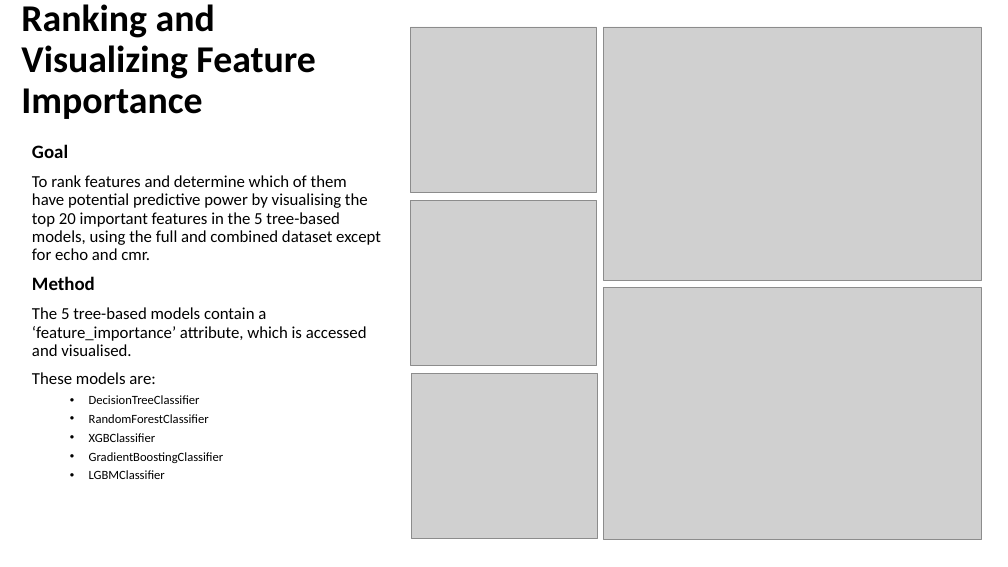
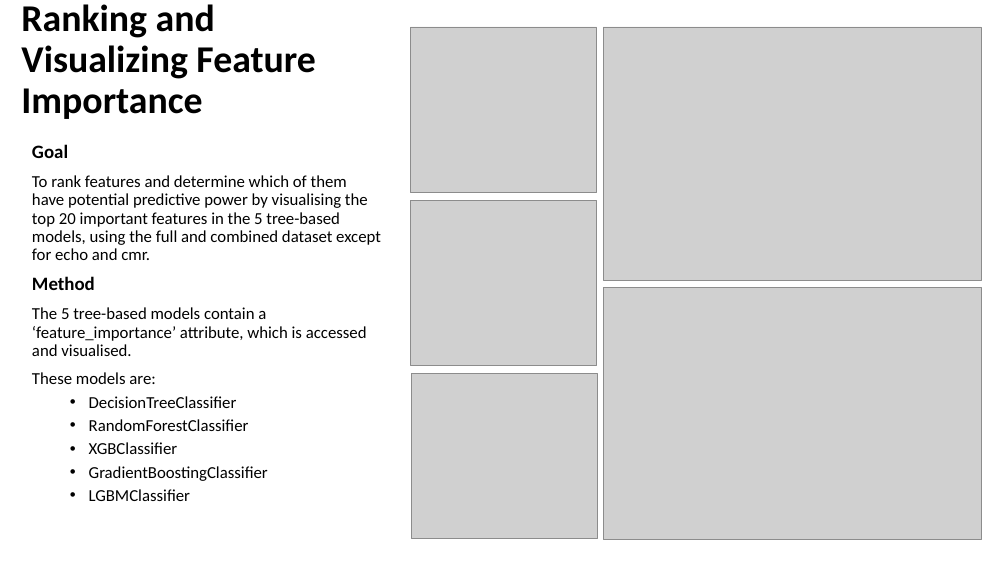
Before and after one commit to kelliesyhh/UROP-CardiacCategoryClassification, a slide deck: slide 10 of Bryan/Slides/Predicting Cardiac Category using Biomedical Data and ML.pptx. Drawn at 1008x567 pixels with LibreOffice and Linux fonts; fonts in the diff are those of the drawing; grey boxes stand for pictures. Boxes give left, top, right and bottom in pixels: in the first picture for what was removed or moved away, otherwise in the second. Text is boxed around its words. In the diff, an @@ line names an element or a change of style, - is before the commit and + after.

```diff
--- a/Bryan/Slides/Predicting Cardiac Category using Biomedical Data and ML.pptx
+++ b/Bryan/Slides/Predicting Cardiac Category using Biomedical Data and ML.pptx
@@ text at (89, 396, 268, 501): size 12 to 16 pt in "DecisionTreeClassifier", "RandomForestClassifier", "XGBClassifier", "GradientBoostingClassifier" and 1 more places @@
```
Also in this commit, not shown: 4 other slides changed.
